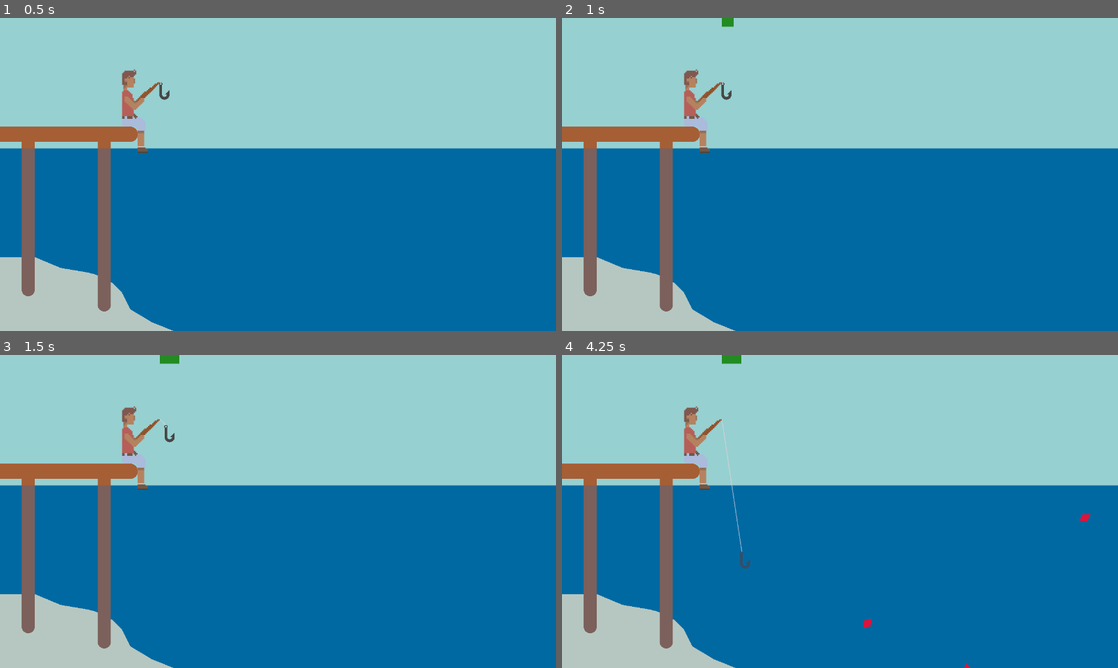
Above: before the commit, frames 1-4 (two rows, left to right).
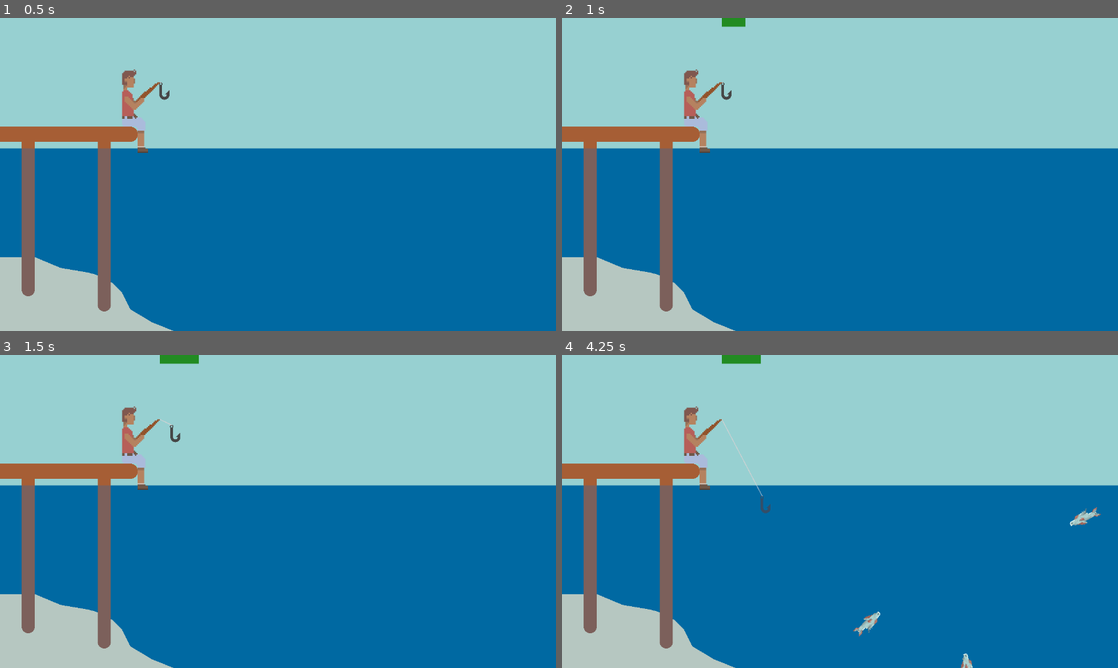
Above: after the commit, the same moments.

Repository: Sfven/something-fish-related
Game: Godot game, scene res://main.tscn
Same seed, same stepped clock (60 frames per second), same inputs: the game is played once before the commit and once after it.
Inputs:
- Up to frame 1 (0.5 s): no input
- Up to frame 2 (1 s): tap Enter at 0.5 s; hold C (ui_cast) from 0.53 s (still down)
- Up to frame 3 (1.5 s): release C (ui_cast) at 1.28 s; tap C (ui_cast) at 1.35 s
- Up to frame 4 (4.25 s): hold C (ui_cast) 2.03-2.78 s; tap C (ui_cast) at 2.85 s; hold C (ui_cast) from 3.53 s (still down)

Frame 1 is identical in both runs. In frame 2, less than 0.1% of the frame differs, in the area x 30-33%, y 0-3%; in frame 3, 0.2%; in frame 4, 0.7%, in the area x 28-97%, y 0-100%.

Commit message:
sync progress

Diff:
--- a/Fish.gd
+++ b/Fish.gd
@@ -27,7 +27,7 @@
 
 func _draw():
 	drawn_fish = float_array_to_Vector2Array(coords_fish)
-	draw_polygon(drawn_fish,[Color.CRIMSON])
+	#draw_polygon(drawn_fish,[Color.CRIMSON])
 
 # Called every frame. 'delta' is the elapsed time since the previous frame.
 func _process(delta):
--- a/Foreground.gd
+++ b/Foreground.gd
@@ -1,4 +1,4 @@
-@tool
+#@tool
 extends Node2D
 
 
--- a/Hook.gd
+++ b/Hook.gd
@@ -1,8 +1,10 @@
-@tool
+#@tool
 extends Sprite2D
 
 const GRAVITY = 9.8
 const HOOK_ORIGIN = Vector2(368,148)
+const REEL_VELOCITY = 500
+
 var hook_location = Vector2(368, 148)
 var velocity = Vector2(0, 0)
 var reelVelocity = Vector2(0, 0)
@@ -23,16 +25,17 @@
 func _process(delta):
 	if (Input.is_action_pressed("ui_cast") && !fishing):
 		if increasePower:
-			power+=1
+			power+=2
 		else:
-			power-=1
+			power-=2
 		if power == 912:
 			increasePower = false
 		if power == 0:
 			increasePower = true
 	else:
 		if (power > 0 && !fishing):
-			throw = (power+35)/70
+			##throw = (power+35)/70
+			throw = power * 1.40
 			cast = true
 			fishing = true
 		if Input.is_action_pressed("ui_reel"):
@@ -53,7 +56,7 @@
 			velocity.y = 0
 			cast = false
 		if(cast):
-			velocity.x = throw
+			velocity.x = throw * delta
 			velocity.y += delta * GRAVITY
 		if(hook_location.y >= 300 && fishing):
 			velocity.x = 0
@@ -62,8 +65,8 @@
 			velocity.x = 0
 			velocity.y += delta * GRAVITY
 		if(reel):
-			reelVelocity.x += -0.002
-			reelVelocity.y += -0.002
+			reelVelocity.x += -0.4 * delta
+			reelVelocity.y += -0.4 * delta
 			if(hook_location.x > 480 && hook_location.y < 300):
 				reelVelocity.y = 0.0
 			velocity.x = 0
@@ -74,8 +77,8 @@
 		if(hook_location == HOOK_ORIGIN && fishing && !cast):
 			fishing = false
 			power = 0
-		if(velocity.y > 1.3 && hook_location.y > 300):
-			velocity.y = 1.3
+		if(velocity.y > (9.8*delta) && hook_location.y > 300):
+			velocity.y = 9.8 * delta
 		hook_location += velocity
 		hook_location += reelVelocity
 		if(hook_location.x < 368):
--- a/fish.tscn
+++ b/fish.tscn
@@ -1,6 +1,13 @@
-[gd_scene load_steps=2 format=3 uid="uid://cuok24bmwc0si"]
+[gd_scene load_steps=3 format=3 uid="uid://cuok24bmwc0si"]
 
 [ext_resource type="Script" path="res://Fish.gd" id="1_bgeim"]
+[ext_resource type="Texture2D" uid="uid://brsgd4kvmgqwm" path="res://Assets/Fish_1_O.png" id="2_kiqnq"]
 
 [node name="Fish" type="Node2D"]
 script = ExtResource("1_bgeim")
+
+[node name="Fish1O" type="Sprite2D" parent="."]
+position = Vector2(-14, 6.77626e-21)
+scale = Vector2(2.28125, 1.90625)
+texture = ExtResource("2_kiqnq")
+flip_v = true
--- a/main.gd
+++ b/main.gd
@@ -1,4 +1,4 @@
-@tool
+#@tool
 extends Node2D
 
 #@export var fish_scene: PackedScene #import child script?
--- a/project.godot
+++ b/project.godot
@@ -13,7 +13,12 @@
 config/name="something-fish-related"
 run/main_scene="res://main.tscn"
 config/features=PackedStringArray("4.2", "Forward Plus")
+run/max_fps=60
 config/icon="res://icon.svg"
+
+[debug]
+
+settings/stdout/print_fps=true
 
 [display]
 
Not shown, added: export_presets.cfg
